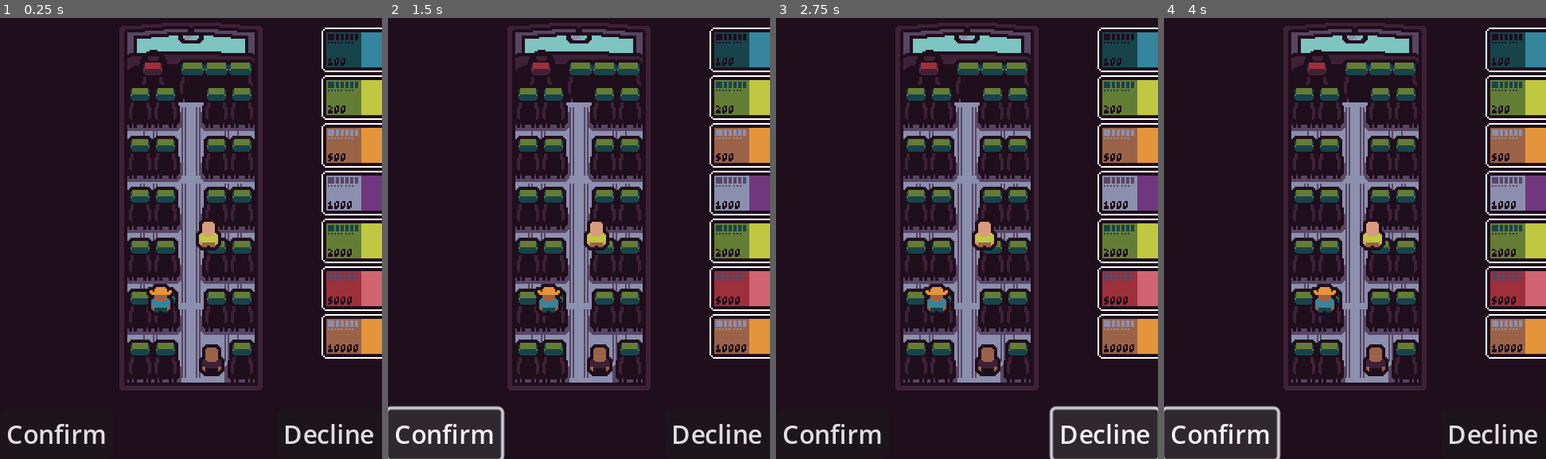
Above: before the commit, frames 1-4 (left to right).
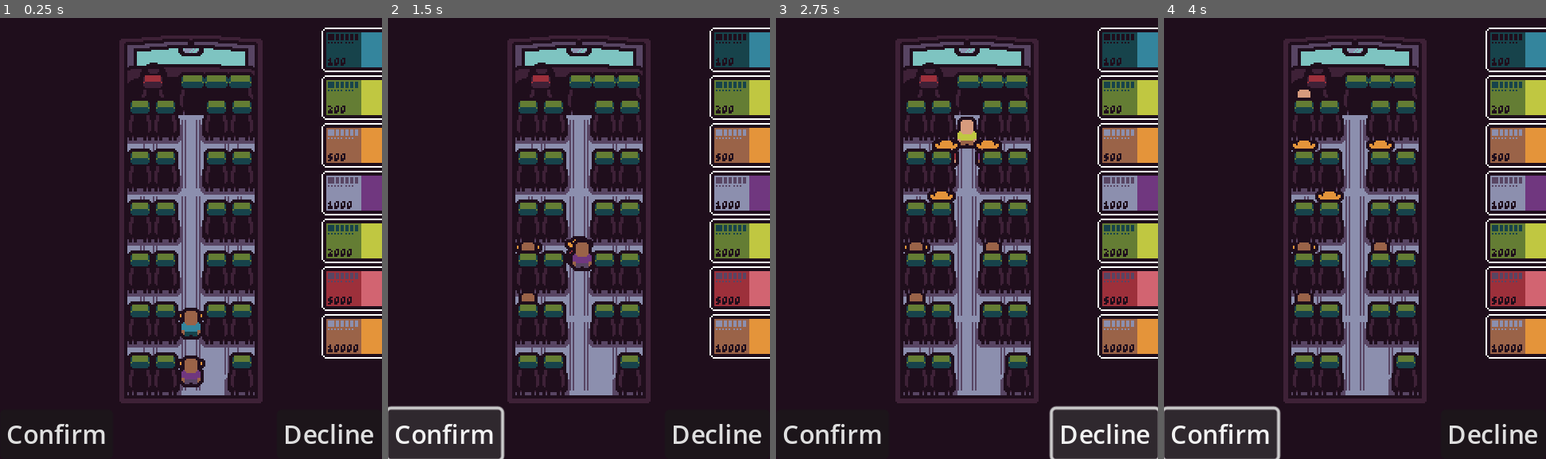
Above: after the commit, the same moments.

Repository: mr-akoton/hackaton42
Game: Godot game, scene res://scenes/world.tscn
Two runs of this game, one before a commit and one after it. Both use one fixed random seed, a clock stepped at 60 frames per second and the inputs below.
Inputs:
- Up to frame 1 (0.25 s): no input
- Up to frame 2 (1.5 s): click "Confirm" at 0.5 s; click "Confirm" at 1.25 s
- Up to frame 3 (2.75 s): click "Decline" at 2 s
- Up to frame 4 (4 s): click "Decline" at 2.75 s; click "Confirm" at 3.5 s

The runs differ from the first frame. In frame 1, 19% of the frame differs, in the area x 31-69%, y 1-88%; in frame 2, 19%; in frame 3, 19%; in frame 4, 18%.

Commit message:
Added random guy moving

Diff:
--- a/scenes/bus.gd
+++ b/scenes/bus.gd
@@ -2,8 +2,25 @@
 
 
 @onready var exit_point: Marker2D = $ExitPoint
-var seats_list: Array[Node] = []
+var paths_list: Array[Node]
+
+
+
+func search_seat(guy: Node2D):
+	var chosen_seat = paths_list.pick_random()
+	var chosen_path: Node = get_node(String(chosen_seat.get_path()) + "/PathFollow2D")
+	guy.path_follow = chosen_path
+	update_paths()
+
+
+func is_free(path: Path2D) -> bool:
+	var pathfollow: PathFollow2D = get_node(String(path.get_path()) + "/PathFollow2D")
+	return  not pathfollow.progress
+
+
+func update_paths() -> void:
+	paths_list = get_node("Paths").get_children().filter(is_free)
 
 
 func _ready() -> void:
-	seats_list = get_node("Seats").get_children()
+	update_paths()
--- a/scenes/bus.tscn
+++ b/scenes/bus.tscn
@@ -1,21 +1,161 @@
-[gd_scene load_steps=4 format=3 uid="uid://drcamssgrsoxp"]
+[gd_scene load_steps=27 format=3 uid="uid://bklu2oe08belt"]
 
 [ext_resource type="Script" path="res://scenes/bus.gd" id="1_jakce"]
 [ext_resource type="Texture2D" uid="uid://chcd1ftdagaov" path="res://img/floor.png" id="2_y77qp"]
 [ext_resource type="PackedScene" uid="uid://bvg0p7d35hns6" path="res://scenes/seat.tscn" id="3_fuyc8"]
 
+[sub_resource type="Curve2D" id="Curve2D_sqkh3"]
+_data = {
+"points": PackedVector2Array(0, 0, 0, 0, 56, 240, 0, 0, 0, 0, 56, 56, 0, 0, 0, 0, 40, 56)
+}
+point_count = 3
+
+[sub_resource type="Curve2D" id="Curve2D_udw8w"]
+_data = {
+"points": PackedVector2Array(0, 0, 0, 0, 56, 240, 0, 0, 0, 0, 56, 56, 0, 0, 0, 0, 24, 56)
+}
+point_count = 3
+
+[sub_resource type="Curve2D" id="Curve2D_141n2"]
+_data = {
+"points": PackedVector2Array(0, 0, 0, 0, 56, 240, 0, 0, 0, 0, 56, 56, 0, 0, 0, 0, 72, 56)
+}
+point_count = 3
+
+[sub_resource type="Curve2D" id="Curve2D_qgpdn"]
+_data = {
+"points": PackedVector2Array(0, 0, 0, 0, 56, 240, 0, 0, 0, 0, 56, 56, 0, 0, 0, 0, 88, 56)
+}
+point_count = 3
+
+[sub_resource type="Curve2D" id="Curve2D_ia3ej"]
+_data = {
+"points": PackedVector2Array(0, 0, 0, 0, 56, 240, 0, 0, 0, 0, 56, 88, 0, 0, 0, 0, 40, 88)
+}
+point_count = 3
+
+[sub_resource type="Curve2D" id="Curve2D_bjfnd"]
+_data = {
+"points": PackedVector2Array(0, 0, 0, 0, 56, 240, 0, 0, 0, 0, 56, 88, 0, 0, 0, 0, 24, 88)
+}
+point_count = 3
+
+[sub_resource type="Curve2D" id="Curve2D_lahoq"]
+_data = {
+"points": PackedVector2Array(0, 0, 0, 0, 56, 240, 0, 0, 0, 0, 56, 88, 0, 0, 0, 0, 72, 88)
+}
+point_count = 3
+
+[sub_resource type="Curve2D" id="Curve2D_70xg1"]
+_data = {
+"points": PackedVector2Array(0, 0, 0, 0, 56, 240, 0, 0, 0, 0, 56, 88, 0, 0, 0, 0, 88, 88)
+}
+point_count = 3
+
+[sub_resource type="Curve2D" id="Curve2D_xk2a4"]
+_data = {
+"points": PackedVector2Array(0, 0, 0, 0, 56, 240, 0, 0, 0, 0, 56, 120, 0, 0, 0, 0, 40, 120)
+}
+point_count = 3
+
+[sub_resource type="Curve2D" id="Curve2D_2kjnj"]
+_data = {
+"points": PackedVector2Array(0, 0, 0, 0, 56, 240, 0, 0, 0, 0, 56, 120, 0, 0, 0, 0, 24, 120)
+}
+point_count = 3
+
+[sub_resource type="Curve2D" id="Curve2D_j5uvg"]
+_data = {
+"points": PackedVector2Array(0, 0, 0, 0, 56, 240, 0, 0, 0, 0, 56, 120, 0, 0, 0, 0, 72, 120)
+}
+point_count = 3
+
+[sub_resource type="Curve2D" id="Curve2D_u5p06"]
+_data = {
+"points": PackedVector2Array(0, 0, 0, 0, 56, 240, 0, 0, 0, 0, 56, 120, 0, 0, 0, 0, 88, 120)
+}
+point_count = 3
+
+[sub_resource type="Curve2D" id="Curve2D_nikoc"]
+_data = {
+"points": PackedVector2Array(0, 0, 0, 0, 56, 240, 0, 0, 0, 0, 56, 152, 0, 0, 0, 0, 40, 152)
+}
+point_count = 3
+
+[sub_resource type="Curve2D" id="Curve2D_jmage"]
+_data = {
+"points": PackedVector2Array(0, 0, 0, 0, 56, 240, 0, 0, 0, 0, 56, 152, 0, 0, 0, 0, 24, 152)
+}
+point_count = 3
+
+[sub_resource type="Curve2D" id="Curve2D_4ejn0"]
+_data = {
+"points": PackedVector2Array(0, 0, 0, 0, 56, 240, 0, 0, 0, 0, 56, 152, 0, 0, 0, 0, 72, 152)
+}
+point_count = 3
+
+[sub_resource type="Curve2D" id="Curve2D_dxwts"]
+_data = {
+"points": PackedVector2Array(0, 0, 0, 0, 56, 240, 0, 0, 0, 0, 56, 152, 0, 0, 0, 0, 88, 152)
+}
+point_count = 3
+
+[sub_resource type="Curve2D" id="Curve2D_tw342"]
+_data = {
+"points": PackedVector2Array(0, 0, 0, 0, 56, 240, 0, 0, 0, 0, 56, 184, 0, 0, 0, 0, 40, 184)
+}
+point_count = 3
+
+[sub_resource type="Curve2D" id="Curve2D_242xf"]
+_data = {
+"points": PackedVector2Array(0, 0, 0, 0, 56, 240, 0, 0, 0, 0, 56, 184, 0, 0, 0, 0, 24, 184)
+}
+point_count = 3
+
+[sub_resource type="Curve2D" id="Curve2D_2e0ky"]
+_data = {
+"points": PackedVector2Array(0, 0, 0, 0, 56, 240, 0, 0, 0, 0, 56, 184, 0, 0, 0, 0, 72, 184)
+}
+point_count = 3
+
+[sub_resource type="Curve2D" id="Curve2D_6ifgv"]
+_data = {
+"points": PackedVector2Array(0, 0, 0, 0, 56, 240, 0, 0, 0, 0, 56, 184, 0, 0, 0, 0, 88, 184)
+}
+point_count = 3
+
+[sub_resource type="Curve2D" id="Curve2D_fejeu"]
+_data = {
+"points": PackedVector2Array(0, 0, 0, 0, 56, 240, 0, 0, 0, 0, 56, 216, 0, 0, 0, 0, 40, 216)
+}
+point_count = 3
+
+[sub_resource type="Curve2D" id="Curve2D_1q65p"]
+_data = {
+"points": PackedVector2Array(0, 0, 0, 0, 56, 240, 0, 0, 0, 0, 56, 216, 0, 0, 0, 0, 24, 216)
+}
+point_count = 3
+
+[sub_resource type="Curve2D" id="Curve2D_6bpbf"]
+_data = {
+"points": PackedVector2Array(0, 0, 0, 0, 56, 240, 0, 0, 0, 0, 56, 216, 0, 0, 0, 0, 88, 216)
+}
+point_count = 3
+
 [node name="Bus" type="Node2D"]
 script = ExtResource("1_jakce")
 
 [node name="Sprite" type="Sprite2D" parent="."]
-position = Vector2(56, 128)
+z_index = -1
+position = Vector2(56, 136)
 texture = ExtResource("2_y77qp")
 
 [node name="ExitPoint" type="Marker2D" parent="."]
 position = Vector2(56, 240)
 
 [node name="Seats" type="Node2D" parent="."]
-position = Vector2(56, 128)
+position = Vector2(56, 136)
+metadata/_edit_group_ = true
 
 [node name="Seat" parent="Seats" instance=ExtResource("3_fuyc8")]
 position = Vector2(-32, -64)
@@ -85,3 +225,191 @@
 
 [node name="Seat23" parent="Seats" instance=ExtResource("3_fuyc8")]
 position = Vector2(32, 96)
+
+[node name="Paths" type="Node2D" parent="."]
+position = Vector2(0, 8)
+metadata/_edit_group_ = true
+
+[node name="Path2D" type="Path2D" parent="Paths"]
+curve = SubResource("Curve2D_sqkh3")
+
+[node name="PathFollow2D" type="PathFollow2D" parent="Paths/Path2D"]
+position = Vector2(56, 240)
+rotates = false
+loop = false
+
+[node name="Path2D2" type="Path2D" parent="Paths"]
+curve = SubResource("Curve2D_udw8w")
+
+[node name="PathFollow2D" type="PathFollow2D" parent="Paths/Path2D2"]
+position = Vector2(56, 240)
+rotates = false
+loop = false
+
+[node name="Path2D3" type="Path2D" parent="Paths"]
+curve = SubResource("Curve2D_141n2")
+
+[node name="PathFollow2D" type="PathFollow2D" parent="Paths/Path2D3"]
+position = Vector2(56, 240)
+rotates = false
+loop = false
+
+[node name="Path2D4" type="Path2D" parent="Paths"]
+curve = SubResource("Curve2D_qgpdn")
+
+[node name="PathFollow2D" type="PathFollow2D" parent="Paths/Path2D4"]
+position = Vector2(56, 240)
+rotates = false
+loop = false
+
+[node name="Path2D5" type="Path2D" parent="Paths"]
+curve = SubResource("Curve2D_ia3ej")
+
+[node name="PathFollow2D" type="PathFollow2D" parent="Paths/Path2D5"]
+position = Vector2(56, 240)
+rotates = false
+loop = false
+
+[node name="Path2D6" type="Path2D" parent="Paths"]
+curve = SubResource("Curve2D_bjfnd")
+
+[node name="PathFollow2D" type="PathFollow2D" parent="Paths/Path2D6"]
+position = Vector2(56, 240)
+rotates = false
+loop = false
+
+[node name="Path2D7" type="Path2D" parent="Paths"]
+curve = SubResource("Curve2D_lahoq")
+
+[node name="PathFollow2D" type="PathFollow2D" parent="Paths/Path2D7"]
+position = Vector2(56, 240)
+rotates = false
+loop = false
+
+[node name="Path2D8" type="Path2D" parent="Paths"]
+curve = SubResource("Curve2D_70xg1")
+
+[node name="PathFollow2D" type="PathFollow2D" parent="Paths/Path2D8"]
+position = Vector2(56, 240)
+rotates = false
+loop = false
+
+[node name="Path2D9" type="Path2D" parent="Paths"]
+curve = SubResource("Curve2D_xk2a4")
+
+[node name="PathFollow2D" type="PathFollow2D" parent="Paths/Path2D9"]
+position = Vector2(56, 240)
+rotates = false
+loop = false
+
+[node name="Path2D10" type="Path2D" parent="Paths"]
+curve = SubResource("Curve2D_2kjnj")
+
+[node name="PathFollow2D" type="PathFollow2D" parent="Paths/Path2D10"]
+position = Vector2(56, 240)
+rotates = false
+loop = false
+
+[node name="Path2D11" type="Path2D" parent="Paths"]
+curve = SubResource("Curve2D_j5uvg")
+
+[node name="PathFollow2D" type="PathFollow2D" parent="Paths/Path2D11"]
+position = Vector2(56, 240)
+rotates = false
+loop = false
+
+[node name="Path2D12" type="Path2D" parent="Paths"]
+curve = SubResource("Curve2D_u5p06")
+
+[node name="PathFollow2D" type="PathFollow2D" parent="Paths/Path2D12"]
+position = Vector2(56, 240)
+rotates = false
+loop = false
+
+[node name="Path2D13" type="Path2D" parent="Paths"]
+curve = SubResource("Curve2D_nikoc")
+
+[node name="PathFollow2D" type="PathFollow2D" parent="Paths/Path2D13"]
+position = Vector2(56, 240)
+rotates = false
+loop = false
+
+[node name="Path2D14" type="Path2D" parent="Paths"]
+curve = SubResource("Curve2D_jmage")
+
+[node name="PathFollow2D" type="PathFollow2D" parent="Paths/Path2D14"]
+position = Vector2(56, 240)
+rotates = false
+loop = false
+
+[node name="Path2D15" type="Path2D" parent="Paths"]
+curve = SubResource("Curve2D_4ejn0")
+
+[node name="PathFollow2D" type="PathFollow2D" parent="Paths/Path2D15"]
+position = Vector2(56, 240)
+rotates = false
+loop = false
+
+[node name="Path2D16" type="Path2D" parent="Paths"]
+curve = SubResource("Curve2D_dxwts")
+
+[node name="PathFollow2D" type="PathFollow2D" parent="Paths/Path2D16"]
+position = Vector2(56, 240)
+rotates = false
+loop = false
+
+[node name="Path2D17" type="Path2D" parent="Paths"]
+curve = SubResource("Curve2D_tw342")
+
+[node name="PathFollow2D" type="PathFollow2D" parent="Paths/Path2D17"]
+position = Vector2(56, 240)
+rotates = false
+loop = false
+
+[node name="Path2D18" type="Path2D" parent="Paths"]
+curve = SubResource("Curve2D_242xf")
+
+[node name="PathFollow2D" type="PathFollow2D" parent="Paths/Path2D18"]
+position = Vector2(56, 240)
+rotates = false
+loop = false
+
+[node name="Path2D19" type="Path2D" parent="Paths"]
+curve = SubResource("Curve2D_2e0ky")
+
+[node name="PathFollow2D" type="PathFollow2D" parent="Paths/Path2D19"]
+position = Vector2(56, 240)
+rotates = false
+loop = false
+
+[node name="Path2D20" type="Path2D" parent="Paths"]
+curve = SubResource("Curve2D_6ifgv")
+
+[node name="PathFollow2D" type="PathFollow2D" parent="Paths/Path2D20"]
+position = Vector2(56, 240)
+rotates = false
+loop = false
+
+[node name="Path2D21" type="Path2D" parent="Paths"]
+curve = SubResource("Curve2D_fejeu")
+
+[node name="PathFollow2D" type="PathFollow2D" parent="Paths/Path2D21"]
+position = Vector2(56, 240)
+rotates = false
+loop = false
+
+[node name="Path2D22" type="Path2D" parent="Paths"]
+curve = SubResource("Curve2D_1q65p")
+
+[node name="PathFollow2D" type="PathFollow2D" parent="Paths/Path2D22"]
+position = Vector2(56, 240)
+rotates = false
+loop = false
+
+[node name="Path2D23" type="Path2D" parent="Paths"]
+curve = SubResource("Curve2D_6bpbf")
+
+[node name="PathFollow2D" type="PathFollow2D" parent="Paths/Path2D23"]
+position = Vector2(56, 240)
+rotates = false
+loop = false
--- /dev/null
+++ b/scenes/bus_backup.tscn
@@ -0,0 +1,87 @@
+[gd_scene load_steps=4 format=3 uid="uid://drcamssgrsoxp"]
+
+[ext_resource type="Script" path="res://scenes/bus.gd" id="1_jakce"]
+[ext_resource type="Texture2D" uid="uid://chcd1ftdagaov" path="res://img/floor.png" id="2_y77qp"]
+[ext_resource type="PackedScene" uid="uid://bvg0p7d35hns6" path="res://scenes/seat.tscn" id="3_fuyc8"]
+
+[node name="Bus" type="Node2D"]
+script = ExtResource("1_jakce")
+
+[node name="Sprite" type="Sprite2D" parent="."]
+position = Vector2(56, 128)
+texture = ExtResource("2_y77qp")
+
+[node name="ExitPoint" type="Marker2D" parent="."]
+position = Vector2(56, 240)
+
+[node name="Seats" type="Node2D" parent="."]
+position = Vector2(56, 128)
+
+[node name="Seat" parent="Seats" instance=ExtResource("3_fuyc8")]
+position = Vector2(-32, -64)
+
+[node name="Seat2" parent="Seats" instance=ExtResource("3_fuyc8")]
+position = Vector2(-16, -64)
+
+[node name="Seat3" parent="Seats" instance=ExtResource("3_fuyc8")]
+position = Vector2(16, -64)
+
+[node name="Seat4" parent="Seats" instance=ExtResource("3_fuyc8")]
+position = Vector2(32, -64)
+
+[node name="Seat5" parent="Seats" instance=ExtResource("3_fuyc8")]
+position = Vector2(-32, -32)
+
+[node name="Seat6" parent="Seats" instance=ExtResource("3_fuyc8")]
+position = Vector2(-16, -32)
+
+[node name="Seat7" parent="Seats" instance=ExtResource("3_fuyc8")]
+position = Vector2(16, -32)
+
+[node name="Seat8" parent="Seats" instance=ExtResource("3_fuyc8")]
+position = Vector2(32, -32)
+
+[node name="Seat9" parent="Seats" instance=ExtResource("3_fuyc8")]
+position = Vector2(-32, 0)
+
+[node name="Seat10" parent="Seats" instance=ExtResource("3_fuyc8")]
+position = Vector2(-16, 0)
+
+[node name="Seat11" parent="Seats" instance=ExtResource("3_fuyc8")]
+position = Vector2(16, 0)
+
+[node name="Seat12" parent="Seats" instance=ExtResource("3_fuyc8")]
+position = Vector2(32, 0)
+
+[node name="Seat13" parent="Seats" instance=ExtResource("3_fuyc8")]
+position = Vector2(-32, 32)
+
+[node name="Seat14" parent="Seats" instance=ExtResource("3_fuyc8")]
+position = Vector2(-16, 32)
+
+[node name="Seat15" parent="Seats" instance=ExtResource("3_fuyc8")]
+position = Vector2(16, 32)
+
+[node name="Seat16" parent="Seats" instance=ExtResource("3_fuyc8")]
+position = Vector2(32, 32)
+
+[node name="Seat17" parent="Seats" instance=ExtResource("3_fuyc8")]
+position = Vector2(-32, 64)
+
+[node name="Seat18" parent="Seats" instance=ExtResource("3_fuyc8")]
+position = Vector2(-16, 64)
+
+[node name="Seat19" parent="Seats" instance=ExtResource("3_fuyc8")]
+position = Vector2(16, 64)
+
+[node name="Seat20" parent="Seats" instance=ExtResource("3_fuyc8")]
+position = Vector2(32, 64)
+
+[node name="Seat21" parent="Seats" instance=ExtResource("3_fuyc8")]
+position = Vector2(-32, 96)
+
+[node name="Seat22" parent="Seats" instance=ExtResource("3_fuyc8")]
+position = Vector2(-16, 96)
+
+[node name="Seat23" parent="Seats" instance=ExtResource("3_fuyc8")]
+position = Vector2(32, 96)
--- /dev/null
+++ b/scenes/path_management.gd
@@ -0,0 +1,3 @@
+extends Node2D
+
+@onready var p
--- a/scenes/random_guy.gd
+++ b/scenes/random_guy.gd
@@ -5,6 +5,8 @@
 @onready var sprite: Sprite2D = $Sprite
 @onready var is_waiting_changes: bool = true
 @onready var is_clickable: bool = false
+@onready var is_moving: bool = true
+@onready var path_follow: PathFollow2D
 var money: Array[int] = [0, 0]
 var expected_money: int
 
@@ -20,6 +22,18 @@
 		return randi_range(3, 4)
 	else:
 		return 5
+
+
+func enter_path() -> void:
+	path_follow.add_child(self)
+
+
+func move() -> void:
+	var last_progress = path_follow.progress
+	path_follow.progress += 1
+	if path_follow.progress == last_progress:
+		is_moving = false
+		print("hehe")
 
 
 func get_money() -> void:
@@ -43,8 +57,11 @@
 
 
 func _process(_delta):
-	if is_clickable and Input.is_action_just_pressed("left_click"):
-		be_targeted.emit(self)
+	if is_moving and path_follow:
+		move()
+	else:
+		if is_clickable and Input.is_action_just_pressed("left_click"):
+			be_targeted.emit(self)
 
 
 func _on_area_2d_mouse_entered():
--- a/scenes/seat.tscn
+++ b/scenes/seat.tscn
@@ -7,6 +7,7 @@
 size = Vector2(12, 12)
 
 [node name="Seat" type="Node2D"]
+z_index = 1
 y_sort_enabled = true
 script = ExtResource("1_hfvki")
 
--- a/scenes/world.gd
+++ b/scenes/world.gd
@@ -1,10 +1,21 @@
 extends Node2D
 
+@onready var random_guy = preload("res://scenes/random_guy.tscn")
 @onready var guys_list: Array[Node]
 @onready var big_money: Node2D = $UI/GuyMoney/BigMoney
 @onready var lil_money: Node2D = $UI/GuyMoney/LilMoney
 @onready var money_deck: Node = $UI/MoneyDeck
+@onready var bus = $Bus
 var targeted_guy: Node2D = null
+
+
+func generate_random_guy() -> void:
+	var number: int = randi_range(5, 10)
+	for i in number:
+		var guy = random_guy.instantiate()
+		bus.search_seat(guy)
+		guy.enter_path()
+		guys_list.append(guy)
 
 
 func get_target(target: Node2D) -> void:
@@ -36,7 +47,7 @@
 func _ready() -> void:
 	lil_money.visible = false
 	big_money.visible = false
-	guys_list = get_node("Guys").get_children()
+	generate_random_guy()
 	for guy in guys_list:
 		guy.connect("be_targeted", get_target)
 
--- a/scenes/world.tscn
+++ b/scenes/world.tscn
@@ -1,9 +1,8 @@
-[gd_scene load_steps=6 format=3 uid="uid://blynwmy4d7a8"]
+[gd_scene load_steps=5 format=3 uid="uid://blynwmy4d7a8"]
 
 [ext_resource type="Script" path="res://scenes/world.gd" id="1_hl0o4"]
-[ext_resource type="PackedScene" uid="uid://drcamssgrsoxp" path="res://scenes/bus.tscn" id="2_7xol1"]
+[ext_resource type="PackedScene" uid="uid://bklu2oe08belt" path="res://scenes/bus.tscn" id="2_7xol1"]
 [ext_resource type="PackedScene" uid="uid://d3jvi0af62rgw" path="res://scenes/money_deck.tscn" id="3_hkx2o"]
-[ext_resource type="PackedScene" uid="uid://c3hu2ntwp5tdf" path="res://scenes/random_guy.tscn" id="3_rc3tf"]
 [ext_resource type="PackedScene" uid="uid://bw6sv3r3fc7ig" path="res://scenes/money.tscn" id="4_8ooo5"]
 
 [node name="World" type="Node2D"]
@@ -55,15 +54,3 @@
 
 [node name="Camera2D" type="Camera2D" parent="Bus"]
 position = Vector2(56, 128)
-
-[node name="Guys" type="Node2D" parent="."]
-position = Vector2(69, 226)
-
-[node name="RandomGuy" parent="Guys" instance=ExtResource("3_rc3tf")]
-y_sort_enabled = false
-
-[node name="RandomGuy2" parent="Guys" instance=ExtResource("3_rc3tf")]
-position = Vector2(-32, -38)
-
-[node name="RandomGuy3" parent="Guys" instance=ExtResource("3_rc3tf")]
-position = Vector2(-2, -79)
